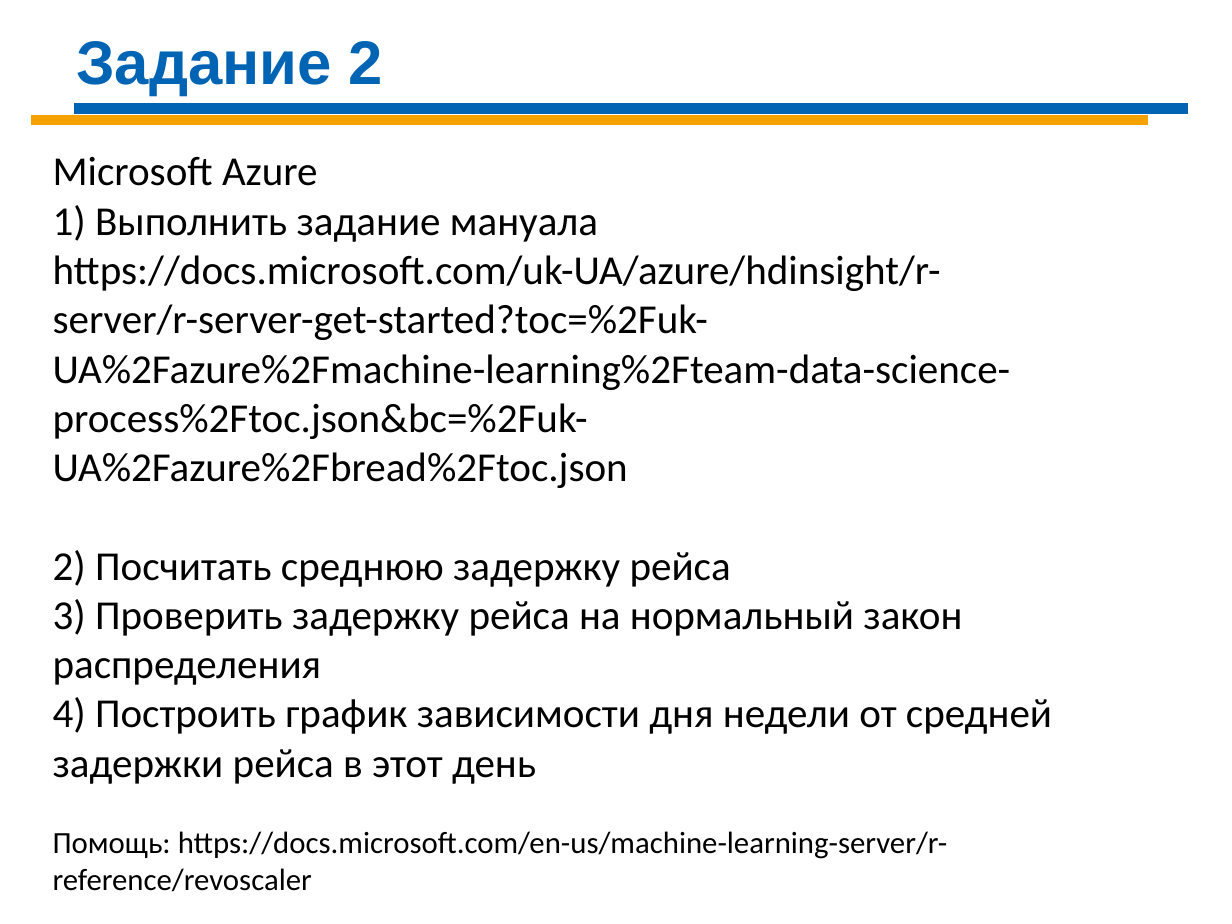
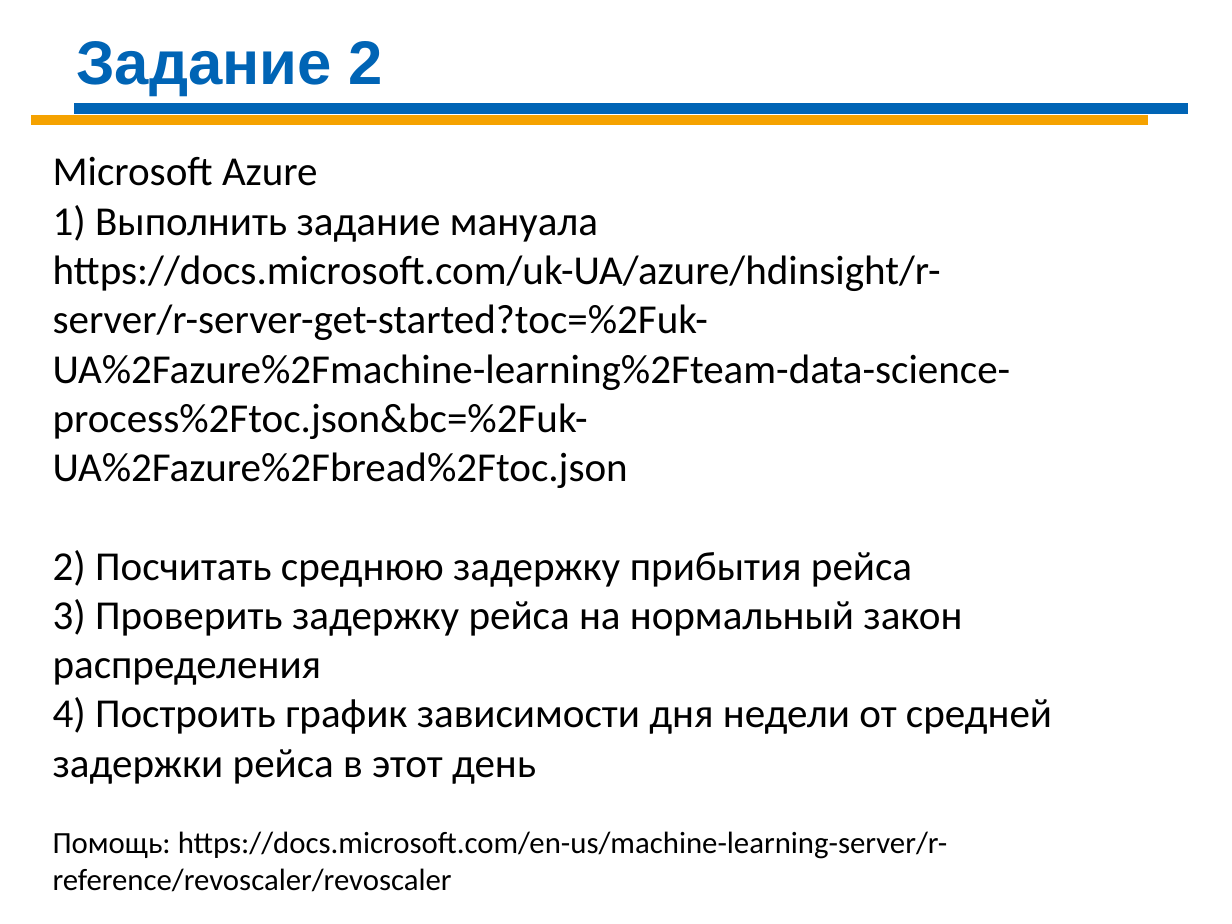
Before and after one commit to Demolis/Infopulse, a slide deck: slide 11 of Data Science/DS-Day-12 R.pptx. Drawn at 1232x924 pixels with LibreOffice and Linux fonts; fonts in the diff are those of the drawing. Boxes give left, top, right and bottom in pixels: in the first picture for what was removed or moved away, otherwise in the second. Text is boxed around its words. In the diff, an @@ line names an element or a change of style, - is before the commit and + after.

```diff
--- a/Data Science/DS-Day-12 R.pptx
+++ b/Data Science/DS-Day-12 R.pptx
@@ text at bbox=[53, 550, 912, 587]: text changed @@
-2) Посчитать среднюю задержку рейса
+2) Посчитать среднюю задержку прибытия рейса
@@ text at bbox=[53, 831, 947, 892]: text changed @@
-Помощь: https://docs.microsoft.com/en-us/machine-learning-server/r-reference/revoscaler
+Помощь: https://docs.microsoft.com/en-us/machine-learning-server/r-reference/revoscaler/revoscaler
```
Also in this commit, not shown: 1 other slide changed.
